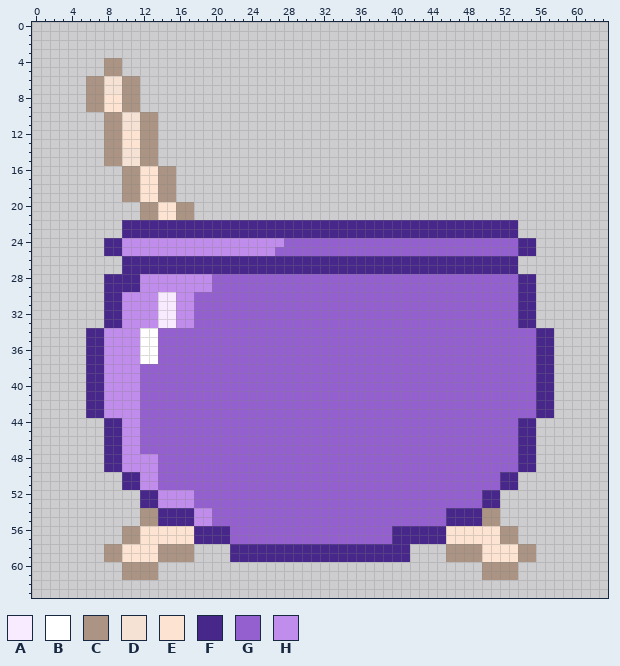
A pixel-art sprite gets an edit: bonus/textures/png/closed.png. Above, as it was before the edit.
The file is 64x64 pixels. Colours within 5 levels of each other are drawn and written as one.
Palette (. is transparent): A #f9ebff  B #ffffff  C #ab9484  D #f6e2d4  E #fce3d2  F #472789  G #9460cf  H #c18dec
And afterwards:
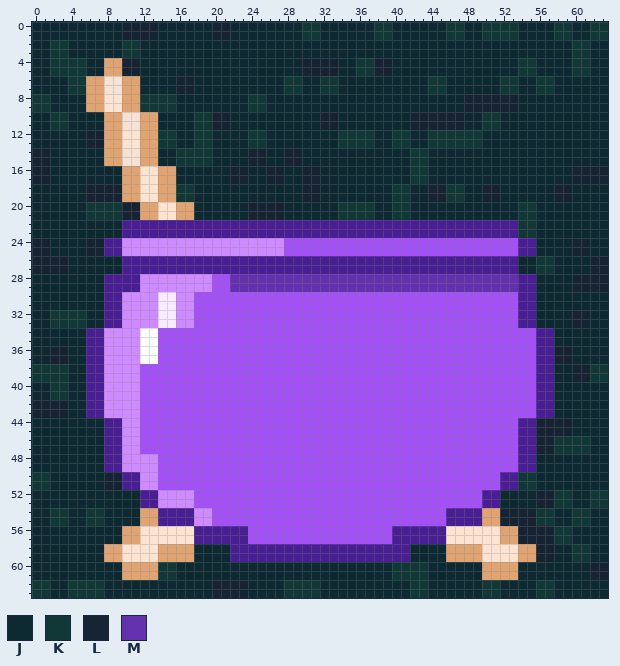
Colours new in this view: J #0d2a33  K #113837  L #152333  M #6331ad
The exact change:
colour C: #ab9484 -> #e0a372
colour F: #472789 -> #481e92
colour G: #9460cf -> #a350f6
colour H: #c18dec -> #ce8bff
Changed rows in their new state; - is a pixel that keeps its letter.
first column x 0:
 0 JJJJJJJJJJLLLLJJJJJJLLJJJJJJJJKKJJJJJJKKJJJJJJKKJJKKKKJJJJKKJJKK
 1 JJJJJJJJJJLLLLJJJJJJLLJJJJJJJJKKJJJJJJKKJJJJJJKKJJKKKKJJJJKKJJKK
 2 JJKKJJJJJJKKJJJJJJJJJJJJJJJJJJJJJJJJJJJJJJJJJJJJJJJJJJJJJJJJKKJJ
 3 JJKKJJJJJJKKJJJJJJJJJJJJJJJJJJJJJJJJJJJJJJJJJJJJJJJJJJJJJJJJKKJJ
 4 JJKKKKJJ--LLJJJJJJJJJJJJJJJJJJLLLLJJKKLLJJJJJJJJJJJJJJKKJJJJKKJJ
 5 JJKKKKJJ--LLJJJJJJJJJJJJJJJJJJLLLLJJKKLLJJJJJJJJJJJJJJKKJJJJKKJJ
 6 JJJJKK------JJJJLLJJJJJJJJJJKKJJKKJJJJJJJJJJKKJJJJJJKKJJKKJJJJJJ
 7 JJJJKK------JJJJLLJJJJJJJJJJKKJJKKJJJJJJJJJJKKJJJJJJKKJJKKJJJJJJ
 8 KKJJJJ------KKKKJJJJJJJJKKJJJJJJJJJJJJJJJJJJJJJJLLLLLLJJJJJJJJJJ
 9 KKJJJJ------KKKKJJJJJJJJKKJJJJJJJJJJJJJJJJJJJJJJLLLLLLJJJJJJJJJJ
10 JJKKJJJJ------JJJJKKLLJJJJJJJJJJLLJJJJJJJJLLLLLLJJKKJJJJJJJJJJJJ
11 JJKKJJJJ------JJJJKKLLJJJJJJJJJJLLJJJJJJJJLLLLLLJJKKJJJJJJJJJJJJ
12 JJJJJJLL------KKJJKKJJJJKKJJJJJJJJKKKKJJKKJJKKKKKKJJJJJJJJJJJJJJ
13 JJJJJJLL------KKJJKKJJJJKKJJJJJJJJKKKKJJKKJJKKKKKKJJJJJJJJJJJJJJ
14 LLJJJJJJ------JJKKKKJJJJLLJJLLJJJJJJJJJJJJKKJJJJJJJJJJJJJJJJJJJJ
15 LLJJJJJJ------JJKKKKJJJJLLJJLLJJJJJJJJJJJJKKJJJJJJJJJJJJJJJJJJJJ
16 LLJJJJJJJJ------JJJJJJLLJJLLJJLLJJJJJJJJJJKKJJJJJJJJJJJJJJJJLLLL
17 LLJJJJJJJJ------JJJJJJLLJJLLJJLLJJJJJJJJJJKKJJJJJJJJJJJJJJJJLLLL
18 JJJJJJLLLL------KKJJJJJJJJJJJJLLJJJJJJJJKKJJLLKKJJLLJJJJJJLLJJJJ
19 JJJJJJLLLL------KKJJJJJJJJJJJJLLJJJJJJJJKKJJLLKKJJLLJJJJJJLLJJJJ
20 JJJJJJKKKKLL------JJJJJJLLLLJJJJJJKKKKJJKKJJJJJJJJJJJJKKJJJJJJJJ
21 JJJJJJKKKKLL------JJJJJJLLLLJJJJJJKKKKJJKKJJJJJJJJJJJJKKJJJJJJJJ
22 JJJJJJJJJJ--------------------------------------------KKJJJJJJJJ
23 JJJJJJJJJJ--------------------------------------------KKJJJJJJJJ
24 LLJJJJLL------------------------------------------------JJJJLLJJ
25 LLJJJJLL-------------------H----------------------------JJJJLLJJ
26 LLLLJJJJJJ--------------------------------------------JJKKJJJJLL
27 LLLLJJJJJJ--------------------------------------------JJKKJJJJLL
28 JJJJJJJJ--------------MMMMMMMMMMMMMMMMMMMMMMMMMMMMMMMM--JJJJLLLL
29 JJJJJJJJ--------------MMMMMMMMMMMMMMMMMMMMMMMMMMMMMMMM--JJJJLLLL
30 JJJJJJJJ------------------------------------------------JJJJJJJJ
31 JJJJJJJJ------------------------------------------------JJJJJJJJ
32 JJKKKKJJ------------------------------------------------JJJJLLJJ
33 JJKKKKJJ------------------------------------------------JJJJLLJJ
34 JJJJJJ----------------------------------------------------JJJJJJ
35 JJJJJJ----------------------------------------------------JJJJJJ
36 JJLLJJ----------------------------------------------------LLJJJJ
37 JJLLJJ----------------------------------------------------LLJJJJ
38 KKKKJJ----------------------------------------------------JJLLKK
39 KKKKJJ----------------------------------------------------JJLLKK
40 JJKKJJ----------------------------------------------------JJJJJJ
41 JJKKJJ----------------------------------------------------JJJJJJ
42 LLLLJJ----------------------------------------------------JJJJJJ
43 LLLLJJ----------------------------------------------------JJJJJJ
44 JJJJJJJJ------------------------------------------------LLLLJJJJ
45 JJJJJJJJ------------------------------------------------LLLLJJJJ
46 JJJJJJJJ------------------------------------------------LLKKKKJJ
47 JJJJJJJJ------------------------------------------------LLKKKKJJ
48 JJJJJJJJ------------------------------------------------JJJJJJJJ
49 JJJJJJJJ------------------------------------------------JJJJJJJJ
50 KKJJJJJJLL--------------------------------------------KKJJJJJJJJ
51 KKJJJJJJLL--------------------------------------------KKJJJJJJJJ
52 JJJJJJJJJJJJ----------------------------------------JJJJLLKKJJKK
53 JJJJJJJJJJJJ----------------------------------------JJJJLLKKJJKK
54 JJKKJJKKJJJJ----------------------------------------LLLLKKJJKKJJ
55 JJKKJJKKJJJJ----------------------------------------LLLLKKJJKKJJ
56 JJJJJJJJJJ------------FF------------------------------LLLLKKJJJJ
57 JJJJJJJJJJ------------FF------------------------------LLLLKKJJJJ
58 JJJJJJJJ----------JJJJ--------------------JJJJ----------LLJJKKJJ
59 JJJJJJJJ----------JJJJ--------------------JJJJ----------LLJJKKJJ
60 JJJJJJJJJJ----KKJJJJJJJJJJJJJJJJJJJJJJJJKKKKJJJJJJ----JJJJJJJJLL
61 JJJJJJJJJJ----KKJJJJJJJJJJJJJJJJJJJJJJJJKKKKJJJJJJ----JJJJJJJJLL
62 KKJJKKKKJJJJJJJJJJJJLLLLJJJJKKKKJJJJJJJJJJKKJJJJJJKKJJJJKKJJJJJJ
63 KKJJKKKKJJJJJJJJJJJJLLLLJJJJKKKKJJJJJJJJJJKKJJJJJJKKJJJJKKJJJJJJ
Boxes around the changes in both pictures, in picture pixels (x1, y1, x2, y2):
changed: (32, 22, 608, 598)
